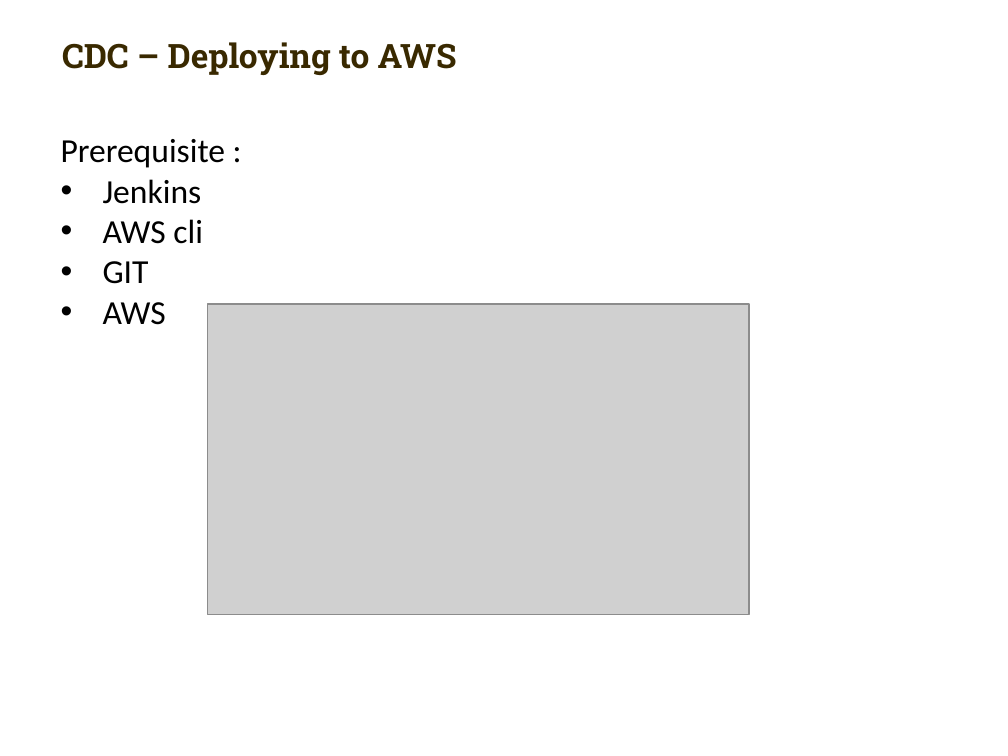
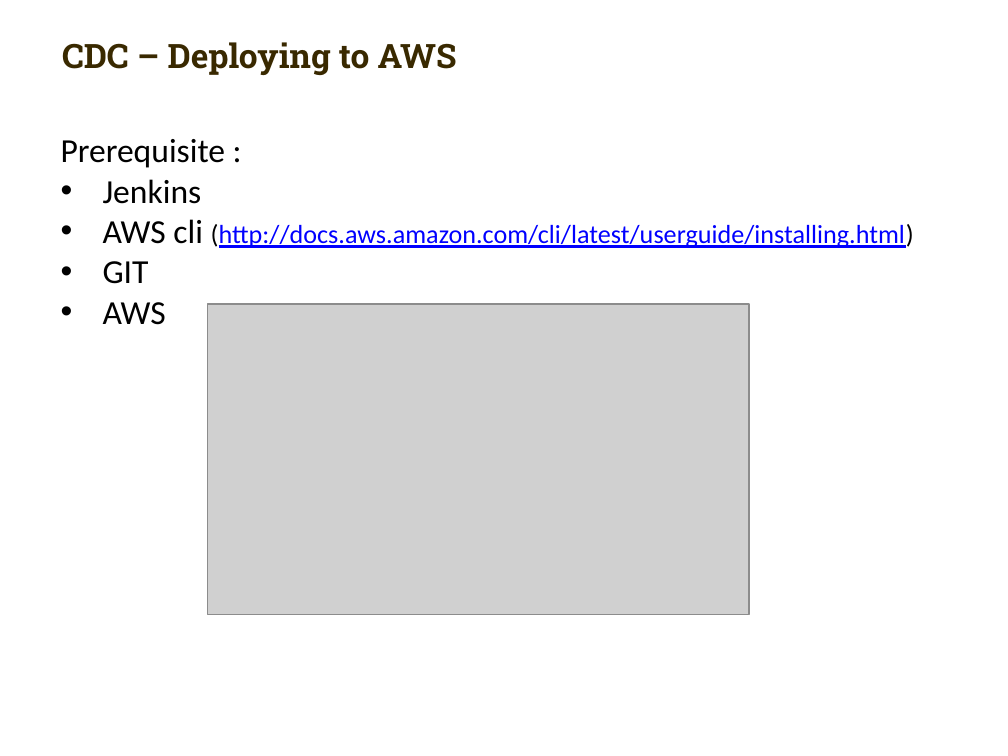
Before and after one commit to carlmitrais/wisdom, a slide deck: slide 3 of cdc_git_ws5.pptx (slide 2 before the commit). Drawn at 1008x756 pixels with LibreOffice and Linux fonts; fonts in the diff are those of the drawing; grey boxes stand for pictures; background and template pictures are left out. Boxes give left, top, right and bottom in pixels: in the first picture for what was removed or moved away, otherwise in the second. Text is boxed around its words. In the diff, an @@ line names an element or a change of style, - is before the commit and + after.

Commit message:
update ws5 slide

```diff
--- a/cdc_git_ws5.pptx
+++ b/cdc_git_ws5.pptx
@@ text at bbox=[103, 219, 914, 248]: text changed; size 18 to 14 pt; text colour #000000 to #0000FF @@
-• AWS cli
+• AWS cli (http://docs.aws.amazon.com/cli/latest/userguide/installing.html)
```
Also in this commit, not shown: 1 slide added.
